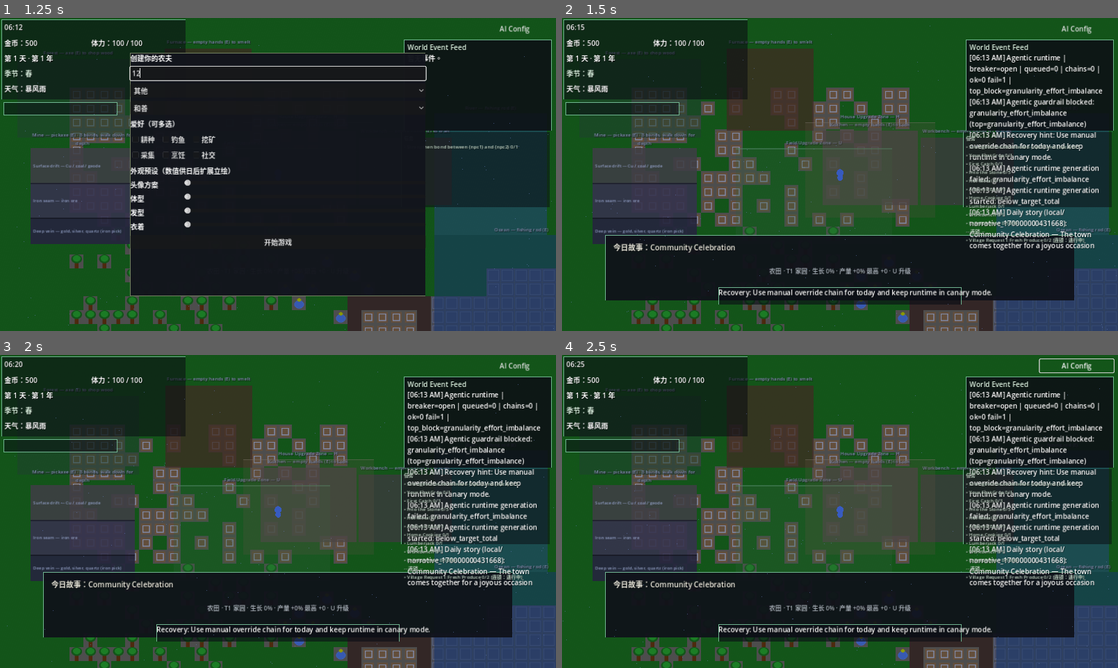
Above: before the commit, frames 1-4 (two rows, left to right).
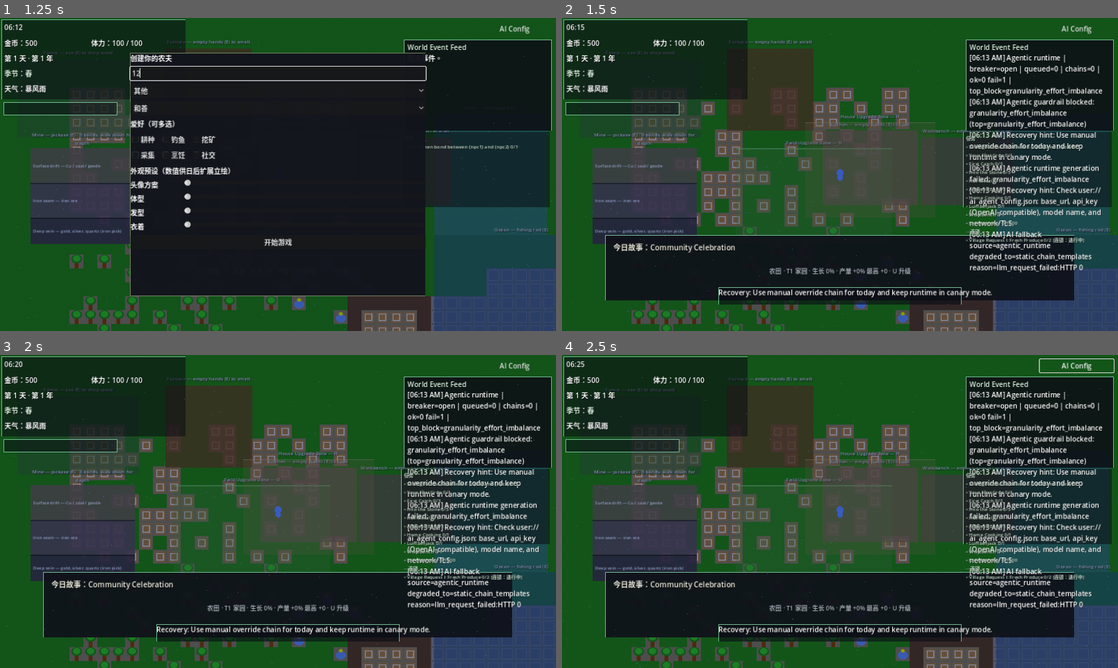
Above: after the commit, the same moments.

Repository: whu3554055-crypto/Stardew-Valley-AI
Game: Godot game, scene res://scenes/main.tscn
Two runs of this game, one before a commit and one after it. Both use one fixed random seed, a clock stepped at 60 frames per second and the inputs below. Sound files missing from this copy of the repository are replaced by a short silence.
Inputs (mouse positions are in pixels of both pictures, inside the frame that each line leads up to):
- Up to frame 1 (1.25 s): click (278, 74) at 0.52 s; type "12" at 0.6 s
- Up to frame 2 (1.5 s): click "开始游戏" at 1.25 s
- Up to frame 3 (2 s): no input
- Up to frame 4 (2.5 s): click "AI Config" at 2 s

Frame 1 is identical in both runs. In frame 2, 2.1% of the frame differs, in the area x 73-97%, y 53-82%; in frame 3, 2.0%; in frame 4, 2.0%.

Commit message:
feat(agentic): release runtime chain slot on managed chain success
Made-with: Cursor

Diff:
--- a/autoload/agentic_content_orchestrator.gd
+++ b/autoload/agentic_content_orchestrator.gd
@@ -15,10 +15,11 @@
 
 var config: Dictionary = {
 	"enabled": true,
-	"max_runtime_chains": 12,
+	# Raised from 12: more headroom before runtime list blocks new Agentic chains (still capped per save).
+	"max_runtime_chains": 24,
 	"target_total_chains_min": 24,
 	"max_generations_per_day": 1,
-	"max_consecutive_failures": 3,
+	"max_consecutive_failures": 5,
 	"breaker_reopen_days": 2,
 	"default_cooldown_days": 1,
 	"max_chain_expected_value": 760,
@@ -26,7 +27,12 @@
 	"safe_fallback_daily_cap": 1,
 	"safe_fallback_weekly_cap": 3,
 	"use_ai_first": true,
-	"allow_procedural_fallback": true
+	"allow_procedural_fallback": true,
+	# When total chains >= target and each theme has 2+ chains, still try AI once per day
+	# while under max_runtime_chains (so configured LLM keeps getting used).
+	"daily_ai_slot_without_theme_gate": true,
+	# When a managed village chain completes successfully, drop its id from the runtime cap list so new Agentic chains can spawn.
+	"release_runtime_slot_on_chain_success": true
 }
 
 var _runtime_chain_ids: Array = []
@@ -55,11 +61,26 @@
 }
 
 func _ready() -> void:
+	_load_agentic_config_overrides()
 	_load_crop_catalog()
 	_load_runtime_store()
 	_load_manual_inbox()
 	if QuestSystem and QuestSystem.has_signal("managed_chain_resolved"):
 		QuestSystem.managed_chain_resolved.connect(_on_managed_chain_resolved)
+
+
+func _load_agentic_config_overrides() -> void:
+	var p: String = "user://agentic_content_config.json"
+	if not FileAccess.file_exists(p):
+		return
+	var f: FileAccess = FileAccess.open(p, FileAccess.READ)
+	if f == null:
+		return
+	var data = JSON.parse_string(f.get_as_text())
+	f.close()
+	if data is Dictionary:
+		config.merge(data)
+		print("[AgenticContentOrchestrator] Merged user://agentic_content_config.json")
 
 func maybe_generate_for_day(narrative: Dictionary = {}) -> void:
 	if not bool(config.get("enabled", true)):
@@ -261,6 +282,8 @@
 		"too_many_failures_breaker_closed":
 			return "Runtime is paused; wait for half-open retry window or enqueue a curated manual chain."
 		_:
+			if reason.begins_with("llm_request_failed:"):
+				return "Check user://ai_agent_config.json: base_url, api_key (OpenAI-compatible), model name, and network/TLS."
 			return "Use manual override chain for today and keep runtime in canary mode."
 
 func _compute_generation_reason(narrative: Dictionary) -> Dictionary:
@@ -284,6 +307,13 @@
 			"theme": theme,
 			"preferred_objective": preferred_objective
 		}
+	if bool(config.get("daily_ai_slot_without_theme_gate", true)):
+		return {
+			"should_generate": true,
+			"reason": "daily_ai_slot",
+			"theme": theme,
+			"preferred_objective": preferred_objective
+		}
 	return {"should_generate": false}
 
 func _count_chains_for_theme(theme: String) -> int:
@@ -312,17 +342,31 @@
 
 func _generate_chain_via_ai(theme: String, preferred_objective: String) -> Dictionary:
 	if AIAgentManager == null or not AIAgentManager.has_method("request_text_generation"):
+		push_warning("AgenticContentOrchestrator: AIAgentManager.request_text_generation unavailable")
 		return {}
 	var prompt: String = _build_generation_prompt(theme, preferred_objective)
 	var gen: Dictionary = await AIAgentManager.request_text_generation({
 		"prompt": prompt,
 		"temperature": 0.72,
 		"max_tokens": 640,
-		"source": "runtime_chain:%s" % theme
+		"source": "runtime_chain:%s" % theme,
+		"timeout_sec": 120.0
 	})
 	if not bool(gen.get("ok", false)):
+		var err: String = str(gen.get("error", "unknown"))
+		push_warning("AgenticContentOrchestrator: LLM failed (%s)" % err)
+		generation_degraded.emit("llm_request_failed:%s" % err)
 		return {}
-	return _extract_chain_json(str(gen.get("text", "")), theme)
+	var raw: String = str(gen.get("text", "")).strip_edges()
+	if raw.is_empty():
+		push_warning("AgenticContentOrchestrator: LLM returned empty text")
+		generation_degraded.emit("llm_empty_response")
+		return {}
+	var out: Dictionary = _extract_chain_json(raw, theme)
+	if out.is_empty():
+		push_warning("AgenticContentOrchestrator: LLM response was not valid quest JSON (check model output)")
+		generation_degraded.emit("llm_invalid_json")
+	return out
 
 func _build_generation_prompt(theme: String, preferred_objective: String) -> String:
 	var continuity_line: String = _continuity_hint
@@ -678,6 +722,11 @@
 		var delta: float = -0.4 if result == "failed" else 1.0
 		_player_pref_scores[primary_type] = float(_player_pref_scores.get(primary_type, 0.0)) + delta
 	_check_rollout_promotions_and_offline()
+	if bool(config.get("release_runtime_slot_on_chain_success", true)) and result == "success":
+		var idx: int = _runtime_chain_ids.find(chain_id)
+		if idx >= 0:
+			_runtime_chain_ids.remove_at(idx)
+			_record_abnormal_event("runtime_slot_released", chain_id)
 	_save_runtime_store()
 
 func _check_rollout_promotions_and_offline() -> void:
